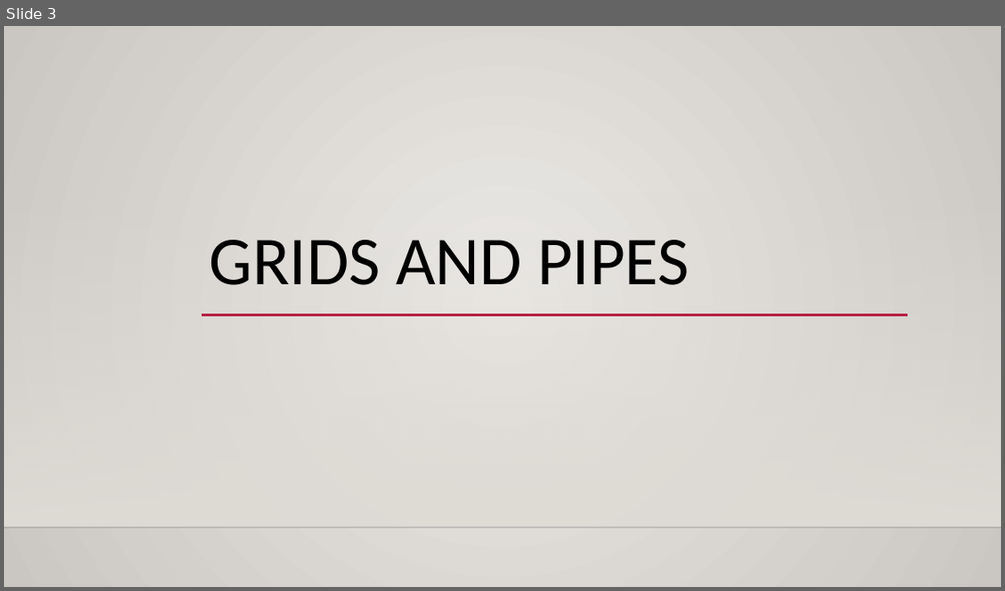
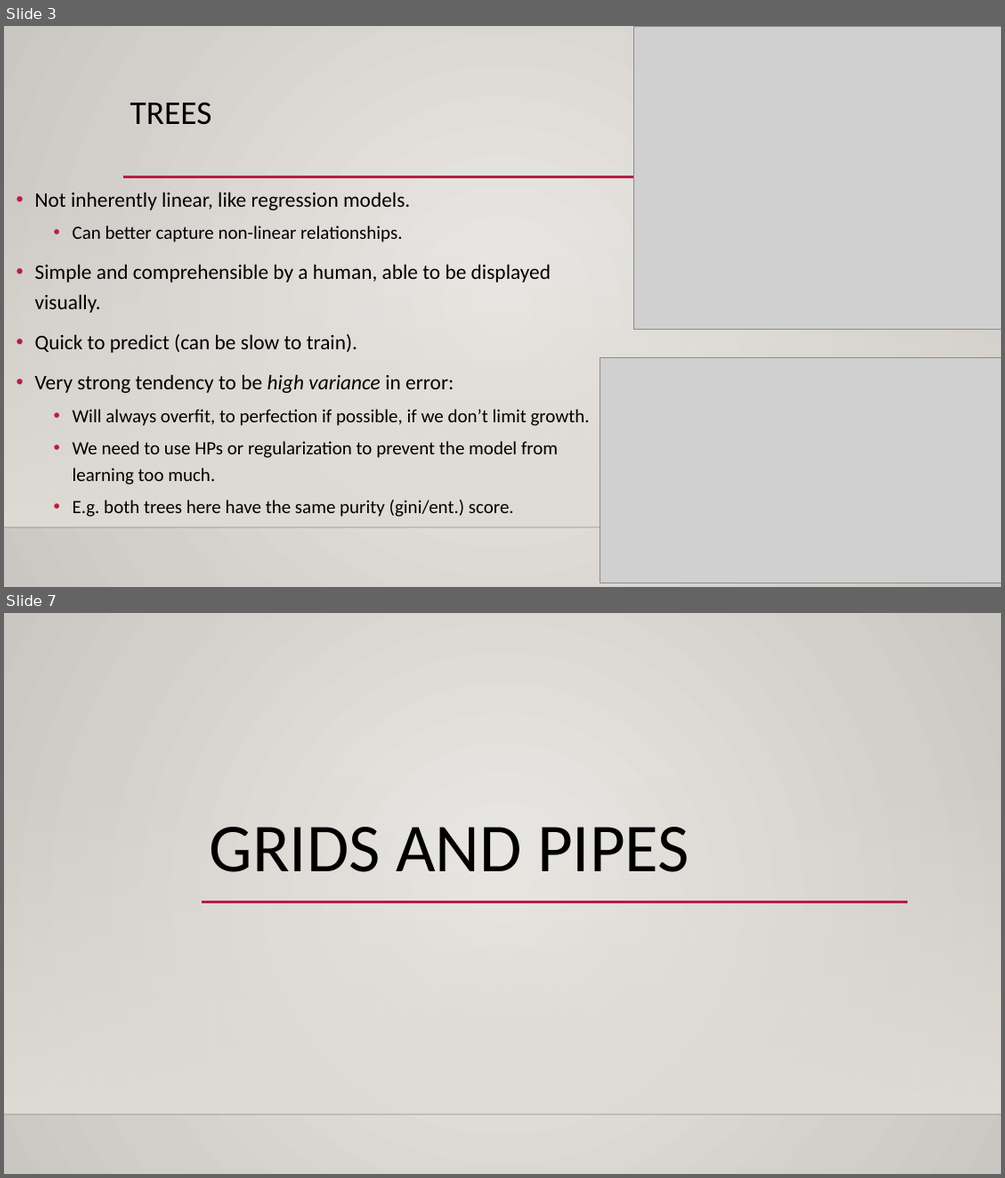
Before and after one commit to glennybarnes/Intro_to_Machine_Learning_Students, a slide deck: reference_content/Slides/004_Gridsearch.pptx. Shown one above the other, each under a label of ours: slide 3 before the commit, slides 3 and 7 after it; the slides between them are not shown. The pictures are 1005x591 and 1005x1178 pixels, drawn with LibreOffice and Linux fonts; fonts in the diff are those of the drawing; grey boxes stand for pictures; background and template pictures are left out. Boxes give left, top, right and bottom in pixels: in the first picture for what was removed or moved away, otherwise in the second. Text is boxed around its words. In the diff, an @@ line names an element or a change of style, - is before the commit and + after.

```diff
--- a/reference_content/Slides/004_Gridsearch.pptx
+++ b/reference_content/Slides/004_Gridsearch.pptx
@@ slide 3 added at box(4, 26, 1001, 587), background gradient #ECEAE7 to #CAC7C1; not listed: 2 template elements that a slide beside it also shows @@
@@ picture added at box(633, 26, 1001, 329) @@
@@ title added at box(130, 102, 212, 125), 32 pt, text #000000 @@
+TREES
@@ line added from (123, 177) to (909, 177), #B71E42 2.5 pt @@
@@ text added at box(35, 192, 590, 516), 18 pt, text #000000 @@
+• Not inherently linear, like regression models.
+  • Can better capture non-linear relationships.
+• Simple and comprehensible by a human, able to be displayed visually.
+• Quick to predict (can be slow to train).
+• Very strong tendency to be high variance in error:
+  • Will always overfit, to perfection if possible, if we don’t limit growth.
+  • We need to use HPs or regularization to prevent the model from learning too much.
+  • E.g. both trees here have the same purity (gini/ent.) score.
@@ picture added at box(600, 357, 1001, 583) @@
@@ what was slide 3 is now slide 7 @@
```
Also in this commit, not shown: 4 slides changed, 4 other slides added, 1 slide removed, 4 other files.
